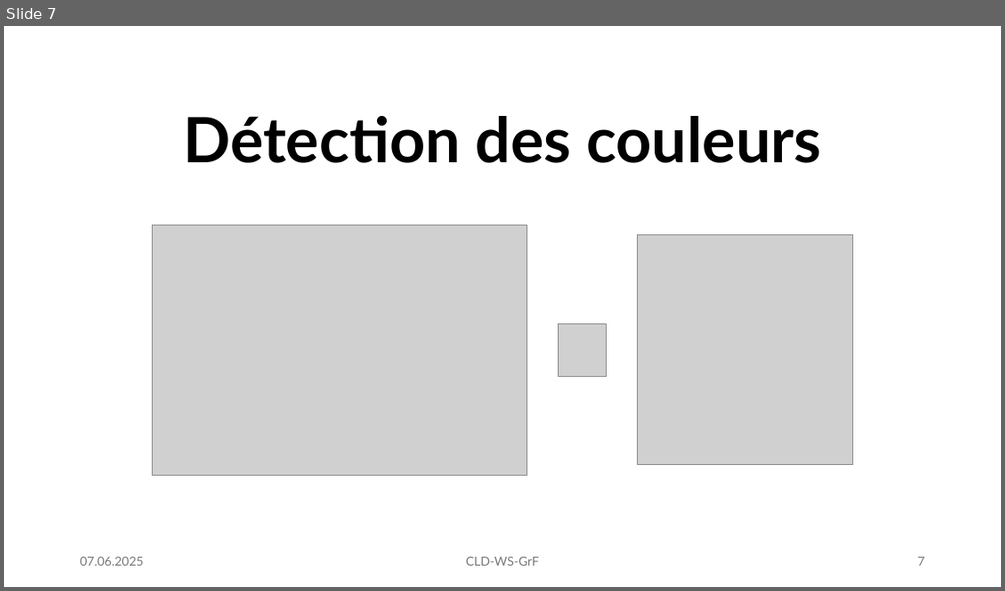
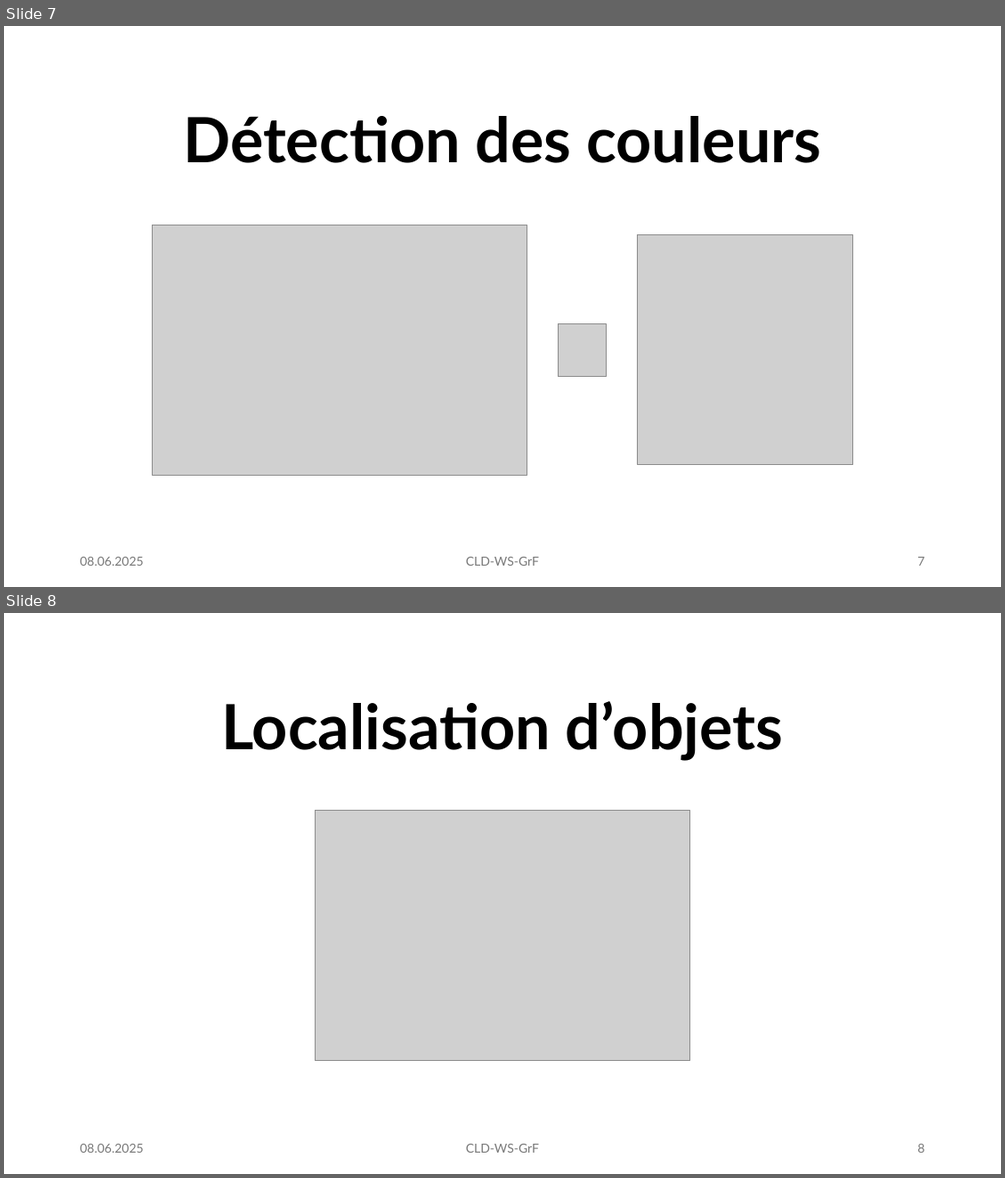
Before and after one commit to ismaelgiovannetti/CLD-WS-GrF, a slide deck: presentation.pptx. Shown one above the other, each under a label of ours: slide 7 before the commit, slides 7 and 8 after it. The pictures are 1005x591 and 1005x1178 pixels, drawn with LibreOffice and Linux fonts; fonts in the diff are those of the drawing; grey boxes stand for pictures. Boxes give left, top, right and bottom in pixels: in the first picture for what was removed or moved away, otherwise in the second. Text is boxed around its words. In the diff, an @@ line names an element or a change of style, - is before the commit and + after.

```diff
--- a/presentation.pptx
+++ b/presentation.pptx
@@ slide 8 added at (x1=4, y1=613, x2=1001, y2=1174), background #FFFFFF @@
@@ text added at (x1=221, y1=701, x2=783, y2=761), 60 pt, text #000000, bold @@
+Localisation d’objets
@@ picture added at (x1=316, y1=811, x2=689, y2=1061) @@
@@ text added at (x1=80, y1=1143, x2=143, y2=1152), 12 pt, text #797979 @@
+08.06.2025
@@ text added at (x1=466, y1=1143, x2=539, y2=1152), 12 pt, text #797979 @@
+CLD-WS-GrF
@@ page number added at (x1=917, y1=1143, x2=924, y2=1152), 12 pt, text #797979 @@
+8
@@ slide 7 changed as well @@
@@ text at (x1=80, y1=556, x2=143, y2=565): text changed @@
-07.06.2025
+08.06.2025
```
Also in this commit, not shown: 7 other slides changed, 5 other slides added.
